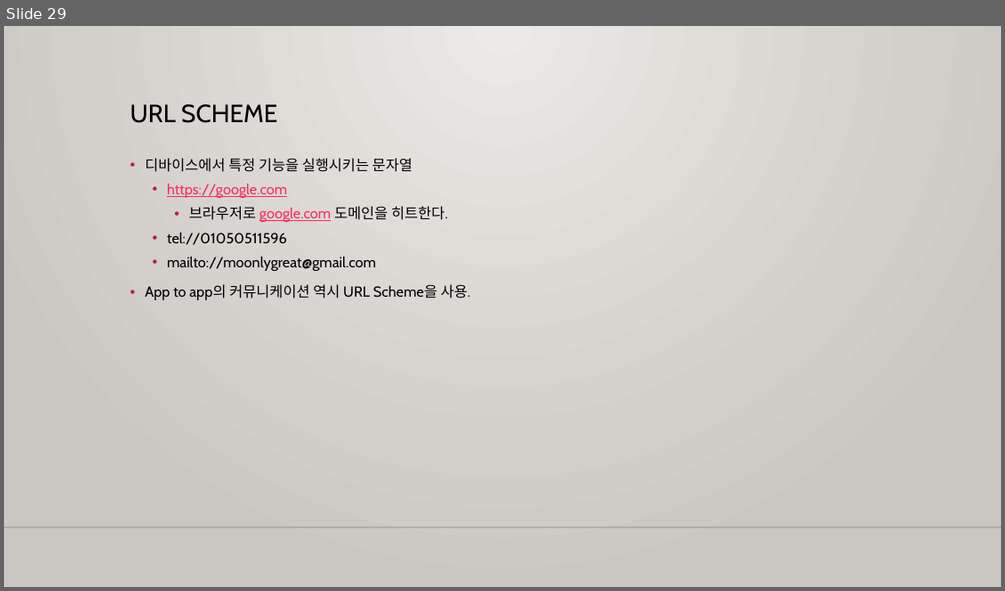
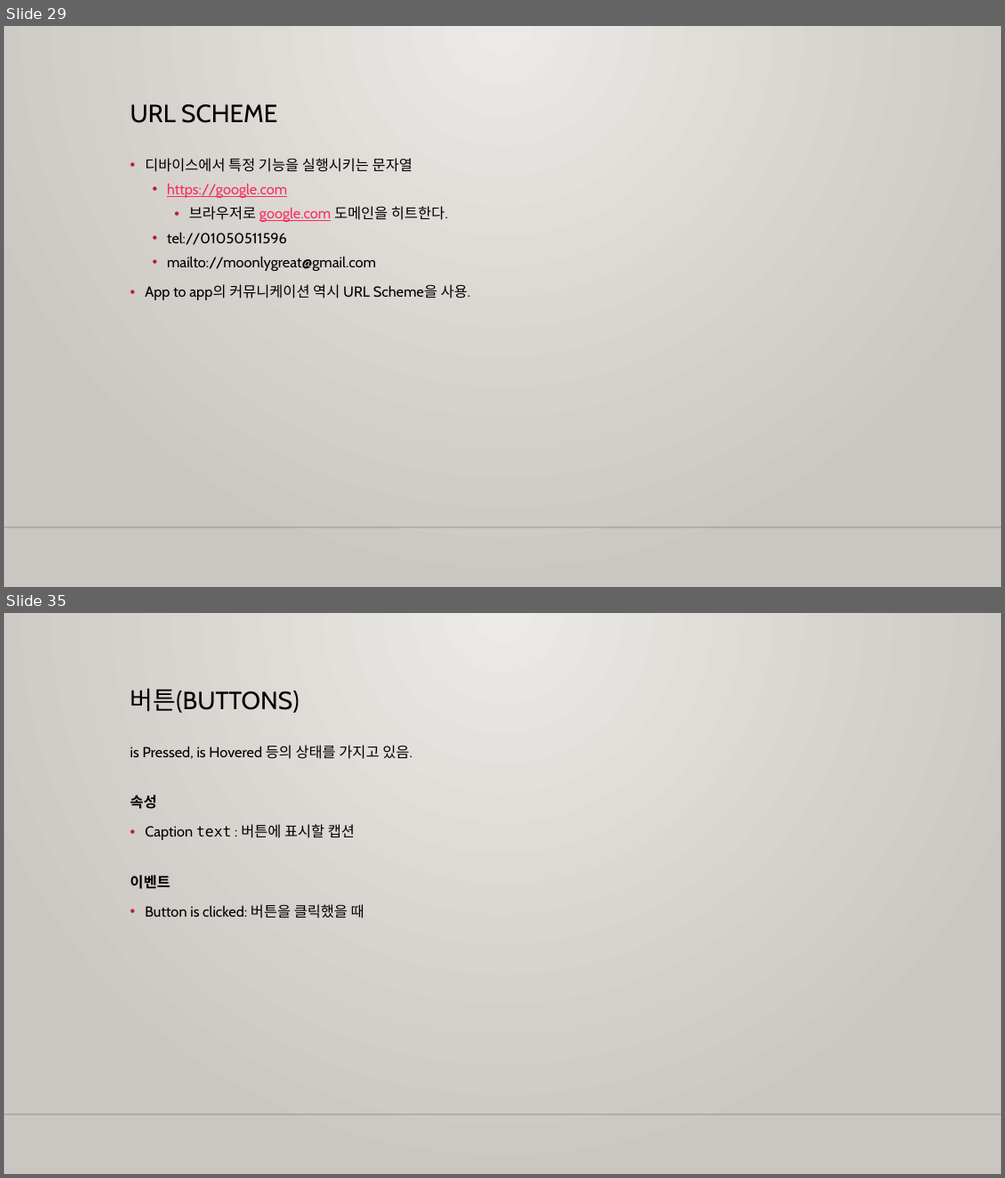
Before and after one commit to m00nlygreat/obsidian-vault, a slide deck: 노코드 엔지니어링/노코드 최강자 버블.pptx. Shown one above the other, each under a label of ours: slide 29 before the commit, slides 29 and 35 after it; the slides between them are not shown. The pictures are 1005x591 and 1005x1178 pixels, drawn with LibreOffice and Linux fonts; fonts in the diff are those of the drawing; background and template pictures are left out. Boxes give left, top, right and bottom in pixels: in the first picture for what was removed or moved away, otherwise in the second. Text is boxed around its words. In the diff, an @@ line names an element or a change of style, - is before the commit and + after.

```diff
--- a/노코드 엔지니어링/노코드 최강자 버블.pptx
+++ b/노코드 엔지니어링/노코드 최강자 버블.pptx
@@ slide 35 added at (x1=4, y1=613, x2=1001, y2=1174), background gradient #ECEAE7 to #CAC7C1; not listed: 1 template element that a slide beside it also shows @@
@@ title added at (x1=130, y1=689, x2=299, y2=713), 24 pt, text #000000 @@
+버튼(BUTTONS)
@@ text added at (x1=130, y1=745, x2=413, y2=918), 14 pt, text #000000 @@
+is Pressed, is Hovered 등의 상태를 가지고 있음.
+속성
+• Caption text : 버튼에 표시할 캡션
+이벤트
+• Button is clicked: 버튼을 클릭했을 때
```
Also in this commit, not shown: 14 other slides added, 1 other file.
